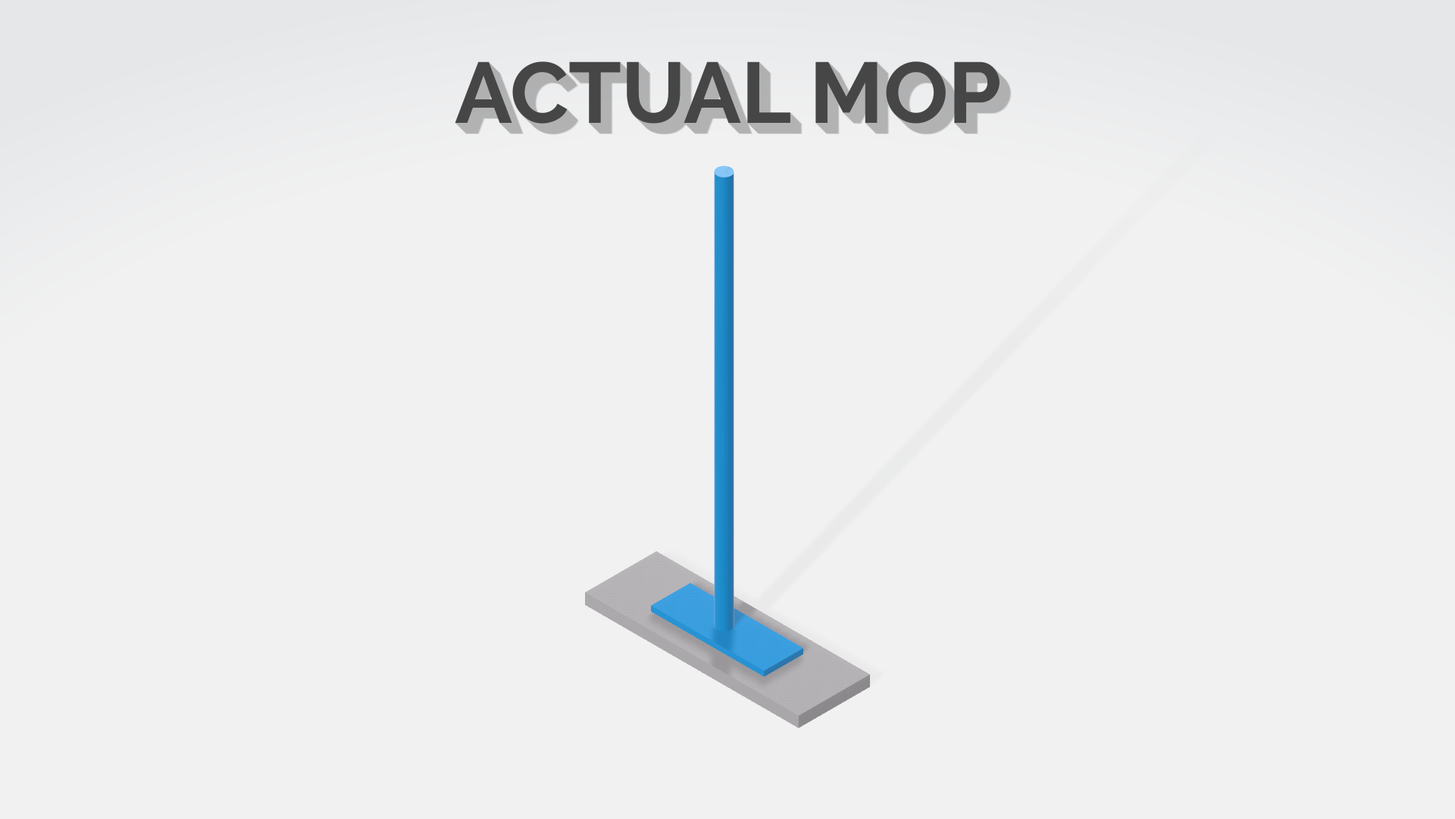
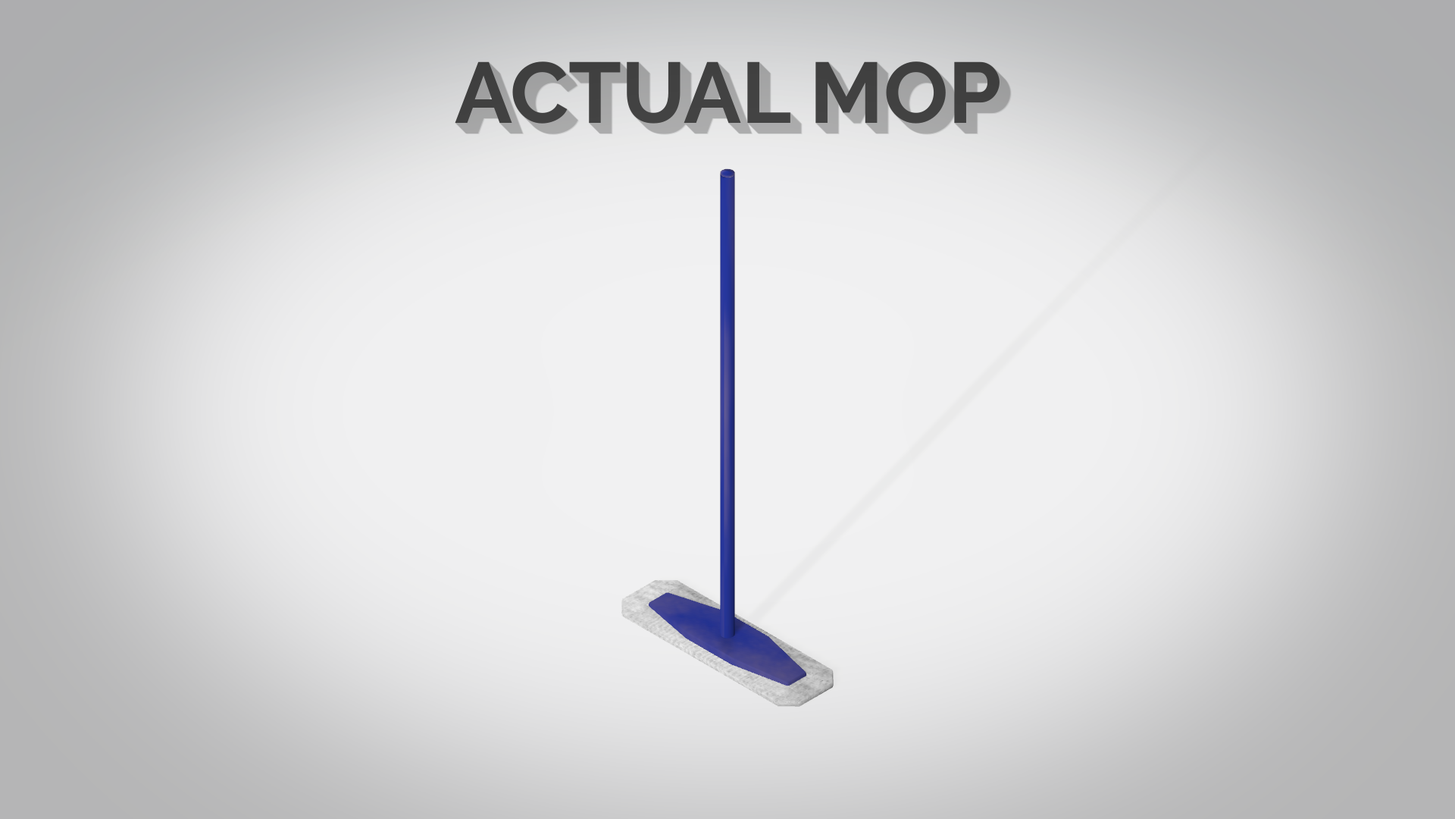
Layered file, before and after one edit (1455×819). Changes by layer:
added layer "wignette" (25%) above "ACTUAL MOP" over <box>0,0,1455,819</box>
added layer "1080p.png #1" above "1080p.png" over <box>0,0,1455,819</box>
